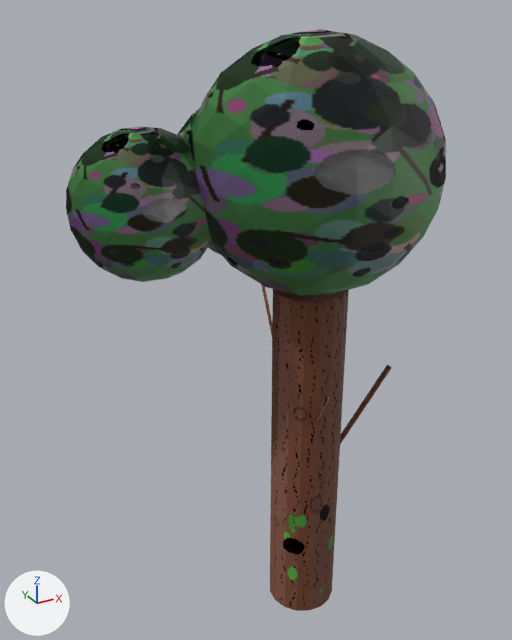
The glTF model assets/models/trees/tree_11.glb as it was, and as the next commit left it.
Before and after are seen from a camera (50 mm lens) standing at (-1.76, -2.65, 3.09) and looking at (-0.2, 0.18, 1.67). The axes (+X, +Y, +Z) are drawn at lower left. The lights are the same throughout. Where no turn or scale is listed for an object, it has been applied to the vertices.

The first picture shows 'tree_11_crown0', 'tree_11_crown1', 'tree_11_crown2', 'tree_11_trunk'.
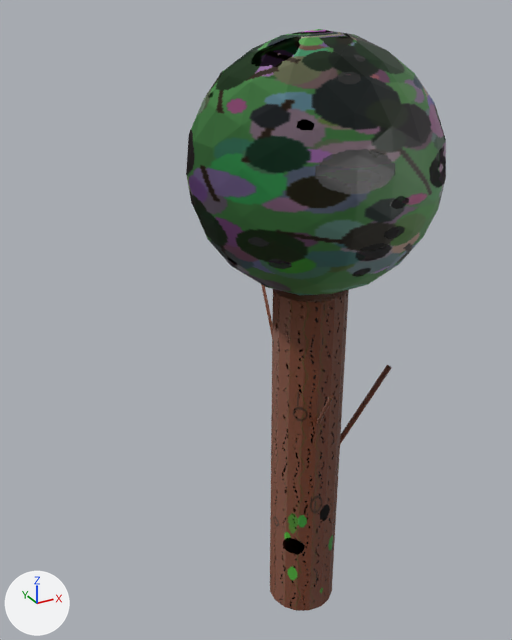
Location of each change, [x1, y1, x2, y2] in pixels of the pictures (512 x 640 px):
'tree_11_crown1', deleted: before [66, 127, 212, 282]
'tree_11_crown2', deleted: before [177, 108, 220, 254]

Diff of the bpy script that builds the scene:
```diff
--- a/assets/models/trees/tree_11.glb.py
+++ b/assets/models/trees/tree_11.glb.py
@@ ob_tree_11_crown1 @@
-ob_tree_11_crown1 = bpy.data.objects.new('tree_11_crown1', me_tree_11_crown1)
-ob_tree_11_crown1.location = (0.0, 0.0, 0.0)
@@ ob_tree_11_crown2 @@
-ob_tree_11_crown2 = bpy.data.objects.new('tree_11_crown2', me_tree_11_crown2)
-ob_tree_11_crown2.location = (0.0, 0.0, 0.0)
```
